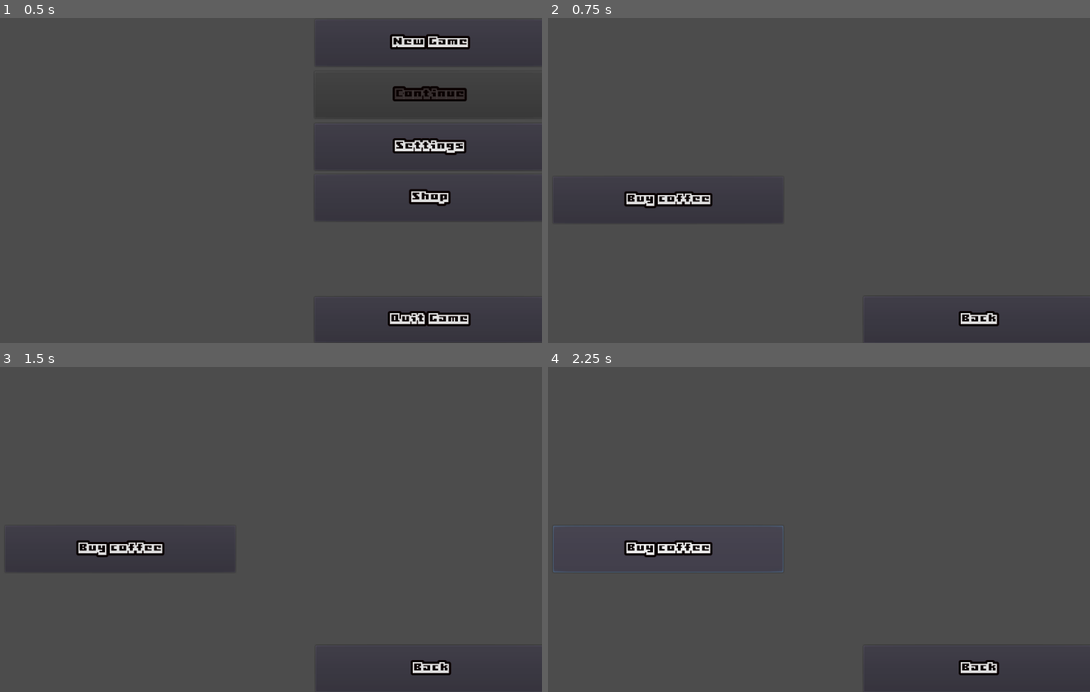
Above: before the commit, frames 1-4 (two rows, left to right).
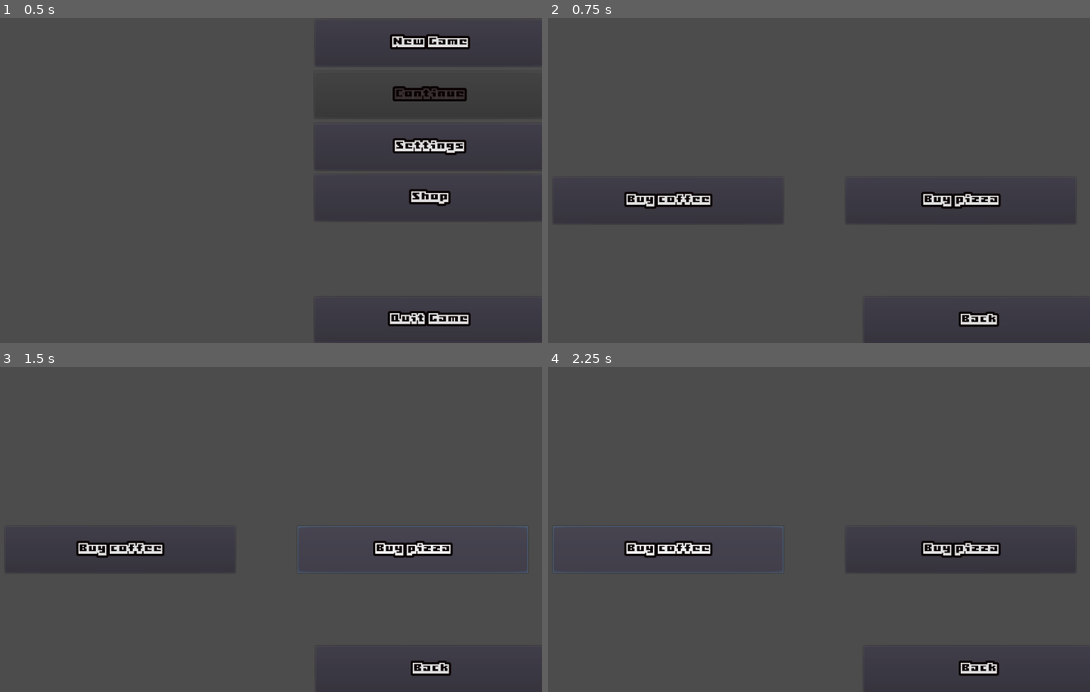
Above: after the commit, the same moments.

Repository: wvffle/finish-the-project
Game: Godot game, scene res://src/scenes/Game.tscn
The game is run twice, just before and just after one commit, with the same random seed, the same clock (stepped at 60 frames per second) and the same inputs.
Inputs (mouse positions are in pixels of both pictures, inside the frame that each line leads up to):
- Up to frame 1 (0.5 s): no input
- Up to frame 2 (0.75 s): click "Shop" at 0.5 s
- Up to frame 3 (1.5 s): click (411, 549) at 1.25 s, where only the run after the commit has a clickable "Buy pizza"
- Up to frame 4 (2.25 s): click "Buy coffee" at 2 s

Frame 1 is identical in both runs. In frame 2, 1.2% of the frame differs, in the area x 14-96%, y 53-96%; in frame 3, 1.2%; in frame 4, 1.3%, in the area x 1-96%, y 48-96%.

Commit message:
feat: add 'buy pizza' button (GPZ-69)

Diff:
--- a/src/scenes/Shop.tscn
+++ b/src/scenes/Shop.tscn
@@ -1,8 +1,9 @@
-[gd_scene load_steps=5 format=2]
+[gd_scene load_steps=6 format=2]
 
 [ext_resource path="res://src/scripts/ui/buttons/coffeeButton.gd" type="Script" id=1]
 [ext_resource path="res://assets/fonts/Boxy-Bold.ttf" type="DynamicFontData" id=2]
 [ext_resource path="res://src/scripts/ui/buttons/backButton.gd" type="Script" id=3]
+[ext_resource path="res://src/scripts/ui/buttons/pizzaButton.gd" type="Script" id=4]
 
 [sub_resource type="DynamicFont" id=1]
 size = 20
@@ -14,9 +15,9 @@
 
 [node name="Control" type="Control" parent="."]
 margin_left = 10.0
-margin_top = 6.0
+margin_top = 7.0
 margin_right = 1032.0
-margin_bottom = 610.0
+margin_bottom = 611.0
 __meta__ = {
 "_edit_use_anchors_": false
 }
@@ -47,6 +48,20 @@
 "_edit_use_anchors_": false
 }
 
+[node name="pizzaButton" type="Button" parent="Control"]
+margin_left = 564.0
+margin_top = 287.0
+margin_right = 988.0
+margin_bottom = 373.0
+rect_pivot_offset = Vector2( 158, 43 )
+custom_fonts/font = SubResource( 1 )
+text = "Buy pizza"
+script = ExtResource( 4 )
+__meta__ = {
+"_edit_use_anchors_": false
+}
+
 [connection signal="pressed" from="Control/backButton" to="Control/backButton" method="_on_backButton_pressed"]
 [connection signal="pressed" from="Control/coffeeButton" to="Control/backButton" method="_on_coffeeButton_pressed"]
 [connection signal="pressed" from="Control/coffeeButton" to="Control/coffeeButton" method="_on_coffeeButton_pressed"]
+[connection signal="pressed" from="Control/pizzaButton" to="Control/pizzaButton" method="_on_pizzaButton_pressed"]
--- /dev/null
+++ b/src/scripts/ui/buttons/pizzaButton.gd
@@ -0,0 +1,5 @@
+extends Button
+
+
+func _on_pizzaButton_pressed():
+	pass
